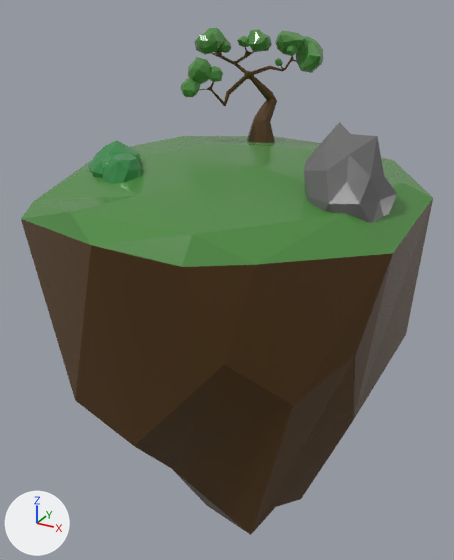
An edit to the COLLADA model assets/eiland.dae, drawn before and after from the same camera.
Before and after are seen from a camera (50 mm lens) standing at (8.42, -15.44, 5.0) and looking at (-0.02, -0.09, -2.68). Arrows for +X, +Y and +Z are at lower left; the lights stay in place. Where no turn or scale is listed for an object, it has been applied to the vertices.
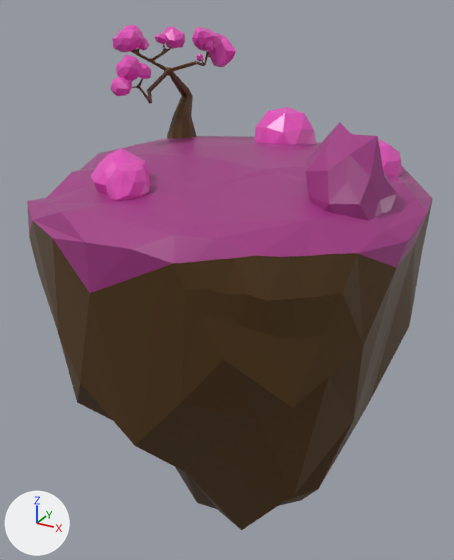
What differs and where, as boxes (x1, y1, x2, y2) in the pictures (454 x 560 px; the box of a moved part takes in the faces that stretch with it):
'Icosphere_004', recoloured, reshaped
    before: (304, 122, 397, 223)
    after: (27, 122, 433, 530)
'Icosphere', deleted
    before: (21, 136, 433, 535)
    faces in mat_material_002 (brown #553a16): (21, 199, 433, 535)
    faces in mat_material_004 (green #4e8a41): (21, 136, 433, 267)
'Icosphere_001', recoloured, reshaped, moved, rescaled, turned
    before: (181, 28, 323, 97)
    after: (255, 107, 316, 144)
'Cube_001', moved, turned
    before: (199, 47, 296, 143)
    after: (131, 44, 210, 139)
'Icosphere_006', added (pink)
    after: (110, 25, 236, 96)
'Icosphere_000', added (pink)
    after: (91, 148, 150, 201)
'Icosphere_002', recoloured, moved, rescaled, turned
    before: (89, 140, 143, 178)
    after: (378, 140, 402, 176)
'Icosphere_003', recoloured
    both: (103, 153, 143, 183)
part 1 of me_icosphere_004, added
    after: (27, 136, 433, 530)
part 2 of me_icosphere_004, moved or reshaped
    before: (304, 122, 394, 213)
    after: (306, 122, 397, 214)
part 3 of me_icosphere_004, recoloured
    both: (329, 138, 397, 221)
part 4 of me_icosphere_001, deleted (green)
    before: (181, 28, 323, 97)
part 5 of me_icosphere_001, added (pink)
    after: (255, 107, 316, 144)

Edits to the bpy script that builds the scene:
```text
Change mat_material_004:
    mat_material_004.base_color: (0.0762, 0.255, 0.0533) -> (0.361, 0.041, 0.233)  # green #4e8a41 -> pink #a23985
Change mat_material_007:
    mat_material_007.base_color: (0.0385, 0.255, 0.0692) -> (0.8, 0.0837, 0.51)  # green #378a4a -> pink #e752bd
Change me_icosphere_001:
    used by ob_icosphere_001; location = (-0.2, 2.44, -0.2); rotation_euler = (1.579, 0.014, -0.971), in degrees (90, 0.8, -56)
    remove me_icosphere_001.from_pydata(...)  # 297 vertices, 546 faces; spans x -1.0..0.84, y 2.7..4.56, z -1.83..2.45
    remove me_icosphere_001.materials.append(mat_material_004)  # green #4e8a41
    add me_icosphere_001.from_pydata(...)  # 42 vertices, 80 faces; spans x -0.89..0.86, y -1.0..1.0, z -1.0..1.01
    me_icosphere_001 part 4: 297 vertices removed from x -1.0..0.84, y 2.7..4.56, z -1.83..2.45
    me_icosphere_001 part 5: 42 vertices added at x -0.89..0.86, y -1.0..1.0, z -1.0..1.01
    add me_icosphere_001.materials.append(mat_material_007)  # pink #e752bd
Change me_icosphere_004:
    used by ob_icosphere_004; location = (3.99, -1.66, 1.02)
    remove me_icosphere_004.from_pydata(...)  # 42 vertices, 80 faces; spans x -1.09..1.09, y -1.15..1.15, z -1.15..1.5
    add me_icosphere_004.from_pydata(...)  # 254 vertices, 500 faces; spans x -9.25..1.69, y -4.02..6.92, z -11.87..1.5
    me_icosphere_004 part 1: a new loose piece of 212 vertices spanning x -9.25..1.69, y -4.02..6.92, z -11.87..0.22
    me_icosphere_004 part 2: 29 vertices moved from x -1.09..0.83, y -0.98..1.15, z -1.15..1.5 to x -0.99..0.85, y -0.98..1.07, z -1.15..1.5
    me_icosphere_004 part 3: 80 faces spanning x -0.99..1.09, y -1.15..1.07, z -1.15..1.5 switch from mat_material_008 (dark grey #6b6b6b) to mat_material_004 (pink #a23985)
    add me_icosphere_004.materials.append(mat_material_002)  # brown #553a16
Add me_icosphere_007:
    me_icosphere_007.from_pydata(...)  # 84 vertices, 160 faces; spans x -6.83..-5.02, y -1.73..-0.02, z -0.66..0.65
    me_icosphere_007.materials.append(mat_material_007)  # pink #e752bd
Add me_icosphere_006:
    me_icosphere_006.from_pydata(...)  # 297 vertices, 546 faces; spans x -1.53..1.39, y -2.4..1.64, z 2.7..4.56
    me_icosphere_006.materials.append(mat_material_007)  # pink #e752bd
Remove ob_icosphere:
    ob_icosphere = bpy.data.objects.new('Icosphere', me_icosphere)
    ob_icosphere.location = (0.0, 0.0, -9.86)
Change ob_cube_001:
    ob_cube_001.location: (-0.2, 2.44, -0.2) -> (-2.58, 1.56, -0.13)
    ob_cube_001.rotation_euler: (1.579, 0.014, -0.971) -> (1.571, 0.0, -0.503)  # degrees (90, 0.8, -56) -> degrees (90, 0, -29)
Change ob_icosphere_001:
    ob_icosphere_001.rotation_euler: (1.579, 0.014, -0.971) -> (0.0, 0.0, 0.0)  # degrees (90, 0.8, -56) -> degrees (0, 0, 0)
    ob_icosphere_001.location: (-0.2, 2.44, -0.2) -> (0.37, 3.06, 0.97)
    ob_icosphere_001.scale: (1.0, 1.0, 1.0) -> (1.08, 1.08, 1.08)
Change ob_icosphere_002:
    ob_icosphere_002.rotation_euler: (0.0415, 0.0848, -0.37) -> (0.0, 0.0, 0.0)  # degrees (2.4, 4.9, -21) -> degrees (0, 0, 0)
    ob_icosphere_002.location: (-2.12, -2.35, 1.05) -> (3.67, 1.25, 0.81)
    ob_icosphere_002.scale: (0.692, 0.692, 0.692) -> (0.847, 1.19, 0.847)
Add ob_icosphere_000:
    ob_icosphere_000 = bpy.data.objects.new('Icosphere_000', me_icosphere_007)
    ob_icosphere_000.location = (4.96, -2.71, 1.1)
Add ob_icosphere_006:
    ob_icosphere_006 = bpy.data.objects.new('Icosphere_006', me_icosphere_006)
    ob_icosphere_006.location = (-2.58, 1.56, -0.13)
```
